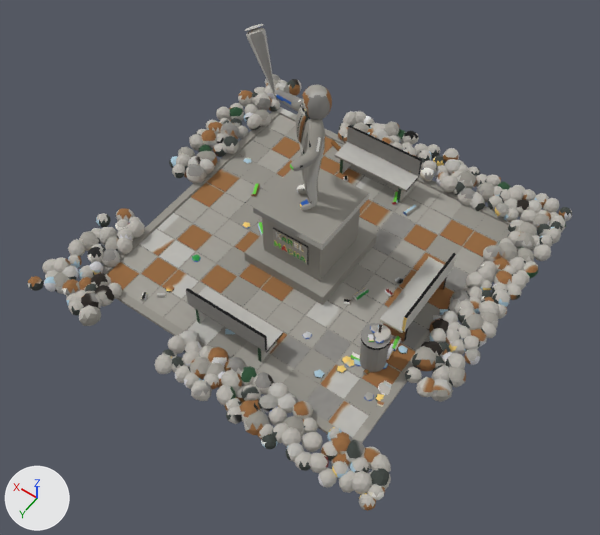
The glTF model openttd/media/baseset/decouple/objekty/prumysl/socha.glb, before and after one commit.
Camera for both pictures: a camera (50 mm lens) standing at (-3.3, 23.05, 23.37) and looking at (6.35, 9.53, 2.13). Every picture has the same lights, and +X, +Y and +Z are marked at lower left. The first picture is the older version. Where no turn or scale is listed for an object, it has been applied to the vertices. Vertices at exactly the same position are counted once.

The scene before the commit, as lines of its bpy script (objects in view):
```python
mat_atlas = bpy.data.materials.new('atlas')
mat_atlas.use_nodes = True; mat_atlas.node_tree.nodes.clear()
_N = mat_atlas.node_tree.nodes; _L = mat_atlas.node_tree.links
n0 = _N.new('ShaderNodeBsdfPrincipled'); n0.name = 'Principled BSDF'
n0.inputs[2].default_value = 1.0  # 'Roughness'
n1 = _N.new('ShaderNodeOutputMaterial'); n1.name = 'Material Output'
n2 = _N.new('ShaderNodeTexImage'); n2.name = 'Image Texture'
n2.image = img_socha_atlas
n3 = _N.new('ShaderNodeMapping'); n3.name = 'Mapping'
n3.inputs[1].default_value = (0.00356, -14.14, 0.0)  # 'Location'
n3.inputs[3].default_value = (15.87, 15.08, 1.0)  # 'Scale'
n4 = _N.new('ShaderNodeUVMap'); n4.name = 'UV Map'
n4.uv_map = 'UVMap'
_L.new(n0.outputs[0], n1.inputs[0])  # 'BSDF' to 'Surface'
_L.new(n2.outputs[0], n0.inputs[0])  # 'Color' to 'Base Color'
_L.new(n3.outputs[0], n2.inputs[0])  # 'Vector' to 'Vector'
_L.new(n4.outputs[0], n3.inputs[0])  # 'UV' to 'Vector'
me_mesh_0 = bpy.data.meshes.new('Mesh_0')
me_mesh_0.from_pydata(...)  # 19301 vertices, 35999 faces; spans x 0.0..14.39, y -14.35..0.0, z 0.0..7.99
me_mesh_0.materials.append(mat_atlas)
ob_mesh_0 = bpy.data.objects.new('Mesh_0', me_mesh_0)
ob_mesh_0.location = (0.21, 14.56, -0.02)
```
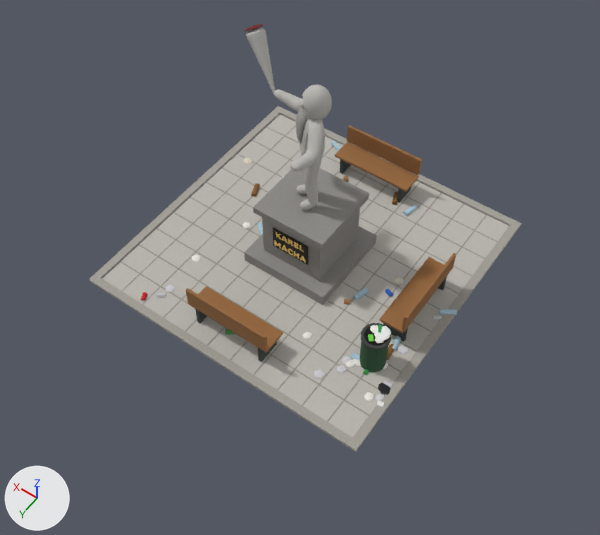
Where the newer file only moved an object's origin or applied its transform, the numbers keep the older frame.

Pixel boxes [x1, y1, x2, y2] of what changed, in the pictures (600 x 535 px):
'Mesh_0', surface changed, reshaped (21% narrower, 12% shorter)
    before: [28, 24, 572, 511]
    after: [89, 24, 521, 452]
part 1 of me_mesh_0, deleted
    before: [28, 74, 572, 511]
part 2 of me_mesh_0, cut back
    both: [141, 24, 486, 421]
part 3 of me_mesh_0, surface changed
    before: [102, 28, 511, 443]
    after: [89, 28, 521, 452]

The change, as a list of edits to the scene's bpy script:
```text
Change mat_atlas:
    where n3 = _N.new('ShaderNodeMapping'); n3.name = 'Mapping'
    n3.inputs[3].default_value: (15.87, 15.08, 1.0) -> (15.86, 15.09, 1.0)  # 'Scale'
Change me_mesh_0:
    used by ob_mesh_0; location = (0.21, 14.56, -0.02)
    remove me_mesh_0.from_pydata(...)  # 19301 vertices, 35999 faces; spans x 0.0..14.39, y -14.35..0.0, z 0.0..7.99
    add me_mesh_0.from_pydata(...)  # 14050 vertices, 26000 faces; spans x 1.55..12.77, y -12.75..-1.58, z 0.0..7.99
    me_mesh_0 part 1: 265 loose pieces with 11042 vertices, spanning x 0.0..14.39, y -14.35..0.0, z 0.02..0.9, are deleted
    me_mesh_0 part 2: 171 vertices moved within x 6.52..9.14, y -7.83..-5.9, z 1.21..7.6; 3223 vertices removed from x 1.73..10.81, y -12.57..-1.9, z 0.0..7.99; 9014 vertices added at x 1.73..10.81, y -12.57..-1.9, z 0.0..7.99
    me_mesh_0 part 3: 3660 kept faces spanning x 1.55..12.77, y -12.75..-1.58, z 0.0..7.9 get new texture (UV) coordinates
```
